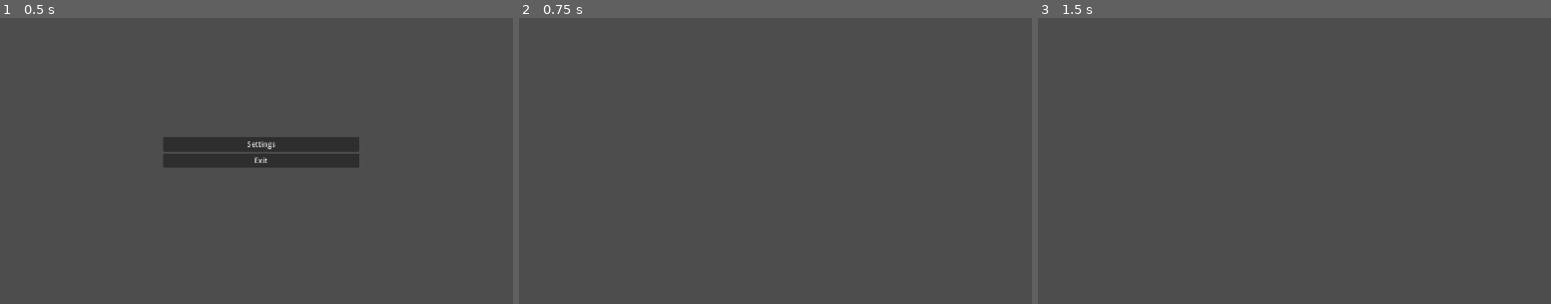
Above: before the commit, frames 1-3 (left to right).
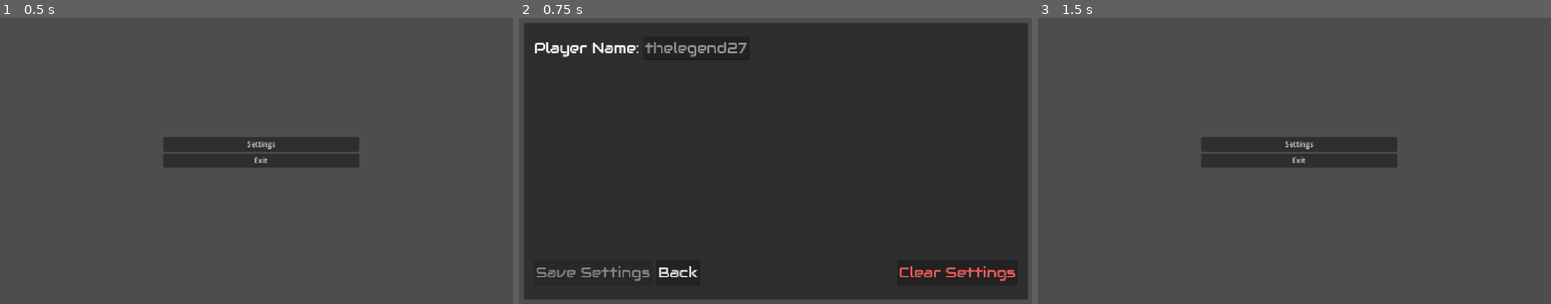
Above: after the commit, the same moments.

Repository: Electron7-7/a-poker-game-made-in-godot
Game: Godot game, scene res://dedicated_main/dedicated_main.tscn
The game is run twice, just before and just after one commit, with the same random seed, the same clock (stepped at 60 frames per second) and the same inputs.
Inputs (mouse positions are in pixels of both pictures, inside the frame that each line leads up to):
- Up to frame 1 (0.5 s): no input
- Up to frame 2 (0.75 s): click "Settings" at 0.5 s
- Up to frame 3 (1.5 s): click (1197, 272) at 1.25 s, where only the run after the commit has a clickable "Back"

Frame 1 is identical in both runs. In frame 2, 94% of the frame differs, in the area x 1-100%, y 1-99%; in frame 3, 3.7%.

Commit message:
feature('MenuManager' now has the function 'SwitchMenus' for switching between root menu Nodes): 'MenuManager.SwitchMenus' should only be used to switch between root menu Nodes, i.e: menu Nodes that are direct children of 'global_MenuManager'.
Additional Changes:
  - renamed '_main_menu' to 'main_menu' so it's accessible
  - moved the logic for adding the root menu Nodes to '_ready()' instead of '_init()'
  - the main menu now calls 'SwitchMenus' to toggle the settings menu, since it's now a root menu Node

Diff:
--- a/managers/menu_manager.gd
+++ b/managers/menu_manager.gd
@@ -1,11 +1,15 @@
 class_name MenuManager extends Control
 
-static var _main_menu : Control = preload("res://menus/main_menu.tscn").instantiate()
+static var main_menu : Control = preload("res://menus/main_menu.tscn").instantiate()
 static var settings_menu : Control = preload("res://menus/settings_menu.tscn").instantiate()
 
 func _init() -> void:
-    _main_menu.visible = false
-    call_deferred("add_child", _main_menu, true)
+    main_menu.visible = false
+    settings_menu.visible = false
+
+func _ready() -> void:
+    add_child(main_menu)
+    add_child(settings_menu)
 
 func _activate_menu(menu : Control) -> void:
     menu.visible = true
@@ -19,4 +23,8 @@
     _activate_menu(menu)
 
 func ShowMainMenu() -> void:
-    _solo_menu(_main_menu)
+    _solo_menu(main_menu)
+
+func SwitchMenus(from : Control, to: Control) -> void:
+    _deactivate_menu(from)
+    _activate_menu(to)
--- a/menus/main_menu.gd
+++ b/menus/main_menu.gd
@@ -14,4 +14,7 @@
     get_tree().quit()
 
 func toggle_settings(toggle_on : bool) -> void:
-    _main_menu.visible     = !toggle_on
+    if(toggle_on):
+        global_MenuManager.SwitchMenus(self, global_MenuManager.settings_menu)
+        return
+    global_MenuManager.SwitchMenus(global_MenuManager.settings_menu, self)
